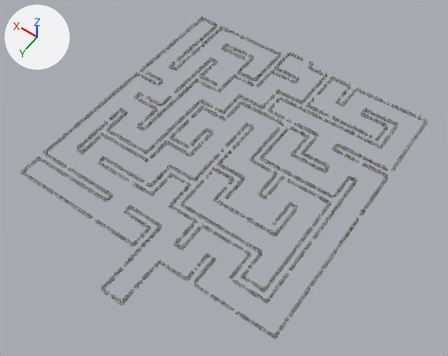
Two versions of the FBX model Progetto_SVG/Assets/Assets/Models/MazeFoliage.fbx, one commit apart.
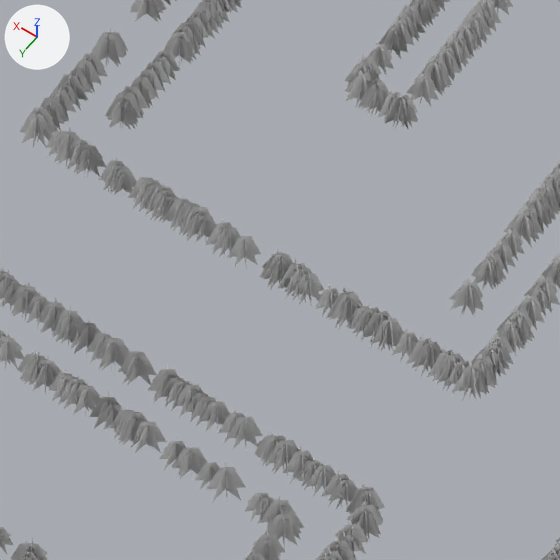
Each version appears first whole from a 50 mm lens placed at (-53.5, 77.7, 109.2), pointed at (-3.0, 7.0, -2.0), and next in a close-up on the part from 47% to 64% of the width and 51% to 73% of the height. The axes (+X, +Y, +Z) are drawn at upper left. The lights are the same throughout. Where no turn or scale is listed for an object, it has been applied to the vertices.
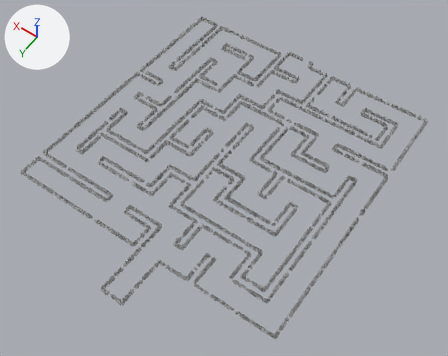
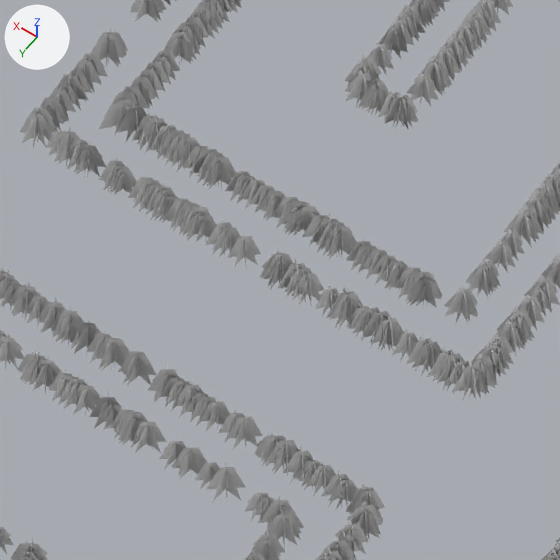
Changed parts and their boxes (x1, y1, x2, y2) in the close-ups (560 x 560 px):
part 1 of me_plane_013, added: after (194, 155, 207, 173)
part 2 of me_plane_013, added: after (190, 149, 218, 173)
part 3 of me_plane_013, added: after (188, 138, 190, 169)
part 4 of me_plane_013, added: after (170, 137, 199, 161)
part 5 of me_plane_013, added: after (177, 143, 188, 171)
part 6 of me_plane_013, added: after (227, 174, 248, 191)
part 7 of me_plane_013, added: after (241, 180, 265, 199)
part 8 of me_plane_013, added: after (245, 184, 257, 209)
part 9 of me_plane_013, added: after (283, 203, 311, 224)
part 10 of me_plane_013, added: after (196, 152, 224, 176)
part 11 of me_plane_013, added: after (202, 159, 213, 187)
part 12 of me_plane_013, added: after (220, 161, 229, 185)
part 13 of me_plane_013, added: after (203, 157, 215, 177)
part 14 of me_plane_013, added: after (206, 163, 216, 188)
part 15 of me_plane_013, added: after (261, 193, 286, 211)
part 16 of me_plane_013, added: after (266, 197, 278, 221)
part 17 of me_plane_013, built on: before (449, 251, 507, 316); after (99, 99, 501, 324)

The change, as a list of edits to the scene's bpy script:
```text
Change me_plane_013:
    remove me_plane_013.from_pydata(...)  # 81744 vertices, 20436 faces; spans x -34.0..34.0, y -35.7..45.2, z 0.1..1.4
    add me_plane_013.from_pydata(...)  # 82600 vertices, 20650 faces; spans x -34.0..34.0, y -35.7..45.2, z 0.1..1.4
    me_plane_013 part 1: the loose piece of 4 vertices spanning x -11.3..-10.6, y 14.3..14.9, z 0.2..1.1 is copied, and the copy is moved by (0.0, -1.9, 0.0); it spans x -11.3..-10.6, y 12.4..13.0, z 0.2..1.0
    me_plane_013 part 2: the loose piece of 4 vertices spanning x -11.1..-10.3, y 14.3..14.9, z 0.2..1.3 is copied, and the copy is moved by (-0.2, -1.9, 0.1); it spans x -11.4..-10.5, y 12.3..13.1, z 0.2..1.3
    me_plane_013 part 3: the loose piece of 4 vertices spanning x -10.5..-9.9, y 14.1..15.0, z 0.2..1.3 is copied, and the copy is moved by (0.0, -1.9, 0.0); it spans x -10.6..-9.8, y 12.3..13.1, z 0.2..1.3
    me_plane_013 part 4: the loose piece of 4 vertices spanning x -10.6..-9.7, y 14.3..14.9, z 0.2..1.3 is copied, and the copy is moved by (0.0, -1.9, 0.0); it spans x -10.6..-9.8, y 12.3..13.1, z 0.2..1.3
    me_plane_013 part 5: the loose piece of 4 vertices spanning x -10.3..-10.1, y 14.1..15.1, z 0.2..1.1 is copied, and the copy is moved by (0.0, -1.9, 0.0); it spans x -10.2, y 12.2..13.3, z 0.2..1.1
    me_plane_013 part 6: the loose piece of 4 vertices spanning x -12.5..-11.8, y 14.3..14.9, z 0.2..1.1 is copied, and the copy is moved by (0.0, -1.9, 0.0); it spans x -12.5..-11.8, y 12.4..13.0, z 0.2..1.1
    me_plane_013 part 7: the loose piece of 4 vertices spanning x -13.2..-12.4, y 14.2..14.9, z 0.2..1.3 is copied, and the copy is moved by (0.1, -1.9, 0.0); it spans x -13.1..-12.3, y 12.4..13.0, z 0.2..1.2
    me_plane_013 part 8: the loose piece of 4 vertices spanning x -12.8..-12.7, y 14.1..15.1, z 0.2..1.1 is copied, and the copy is moved by (0.1, -1.9, 0.0); it spans x -12.7..-12.6, y 12.2..13.2, z 0.2..1.0
    me_plane_013 part 9: the loose piece of 4 vertices spanning x -15.1..-14.3, y 14.2..15.0, z 0.2..1.3 is copied, and the copy is moved by (0.4, -1.9, 0.0); it spans x -14.8..-13.8, y 12.4..13.0, z 0.2..1.3
    me_plane_013 part 10: the loose piece of 4 vertices spanning x -11.7..-10.9, y 14.3..14.9, z 0.2..1.2 is copied, and the copy is moved by (0.1, -1.9, 0.1); it spans x -11.6..-10.7, y 12.4..13.1, z 0.2..1.3
    me_plane_013 part 11: the loose piece of 4 vertices spanning x -11.3..-11.2, y 14.1..15.1, z 0.2..1.1 is copied, and the copy is moved by (0.1, -1.9, 0.0); it spans x -11.2..-11.1, y 12.1..13.3, z 0.2..1.1
    me_plane_013 part 12: the loose piece of 4 vertices spanning x -11.8..-10.7, y 14.5..14.7, z 0.2..1.1 is copied, and the copy is moved by (0.1, -1.9, 0.0); it spans x -11.7..-10.6, y 12.6..12.8, z 0.2..1.1
    me_plane_013 part 13: the loose piece of 4 vertices spanning x -11.7..-10.9, y 14.3..14.9, z 0.2..1.2 is copied, and the copy is moved by (0.0, -1.9, 0.0); it spans x -11.7..-10.9, y 12.4..13.0, z 0.2..1.2
    me_plane_013 part 14: the loose piece of 4 vertices spanning x -11.3..-11.2, y 14.1..15.1, z 0.2..1.1 is copied, and the copy is moved by (0.0, -1.9, 0.0); it spans x -11.3..-11.2, y 12.2..13.2, z 0.2..1.0
    me_plane_013 part 15: the loose piece of 4 vertices spanning x -13.9..-13.1, y 14.2..14.9, z 0.2..1.2 is copied, and the copy is moved by (0.1, -1.9, 0.0); it spans x -13.8..-13.0, y 12.4..13.0, z 0.2..1.2
    me_plane_013 part 16: the loose piece of 4 vertices spanning x -13.5, y 14.1..15.1, z 0.2..1.0 is copied, and the copy is moved by (0.1, -1.9, 0.0); it spans x -13.5..-13.3, y 12.2..13.2, z 0.2..1.0
    me_plane_013 part 17: 69 vertices moved from x -20.3..-19.2, y 10.5..12.7, z 0.2..1.3 to x -20.3..-19.2, y 10.8..13.0, z 0.2..1.3; 7 vertices removed from x -20.2..-19.3, y 10.8..12.1, z 0.2..1.3; 743 vertices added at x -20.2..-7.3, y 11.4..13.3, z 0.1..1.4
```
